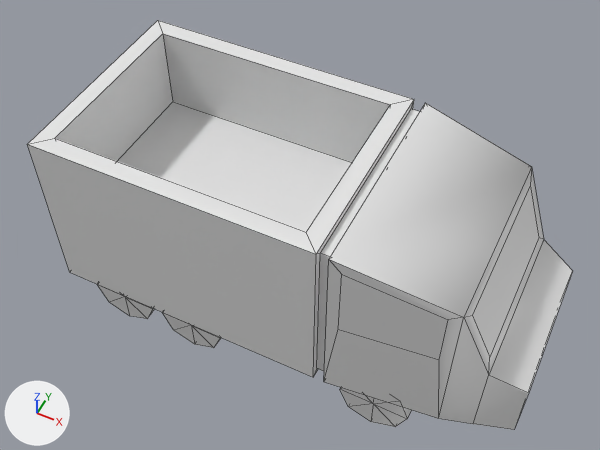
A saved change to the OBJ model assets/models/beaver.obj.
Before and after are seen from a camera (50 mm lens) standing at (1.28, -2.4, 3.64) and looking at (0.07, 0.01, 0.62). Every picture has the same lights, and +X, +Y and +Z are marked at lower left. Mesh edges are drawn as thin lines. Where no turn or scale is listed for an object, it has been applied to the vertices. Vertices at the same position are counted once.

In view in the first picture: 'beaver'.
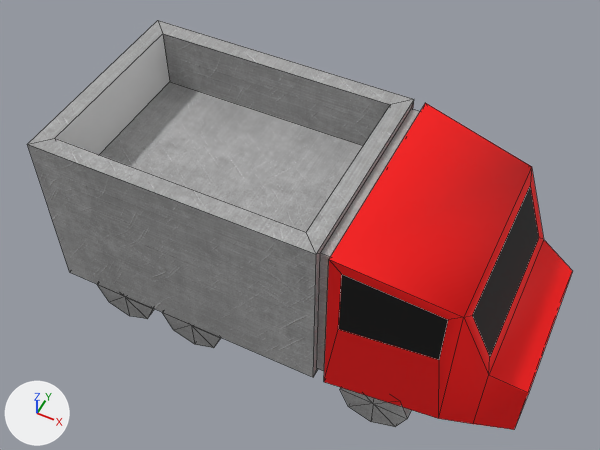
Pixel boxes [x1, y1, x2, y2] of what changed, in the pictures (600 x 450 px; the box of a moved part takes in the faces that stretch with it):
```json
{"object": "beaver", "change": "reshaped, recoloured", "before": [27, 20, 573, 430], "after": [27, 20, 573, 430]}
{"part": 1, "of": "me_beaver", "change": "moved or reshaped", "before": [56, 34, 390, 232], "after": [56, 34, 390, 232]}
{"part": 2, "of": "me_beaver", "change": "recoloured", "before": [98, 285, 221, 348], "after": [98, 285, 221, 348]}
{"part": 3, "of": "me_beaver", "change": "recoloured", "before": [340, 388, 411, 427], "after": [340, 388, 411, 427]}
{"part": 4, "of": "me_beaver", "change": "recoloured", "before": [324, 103, 573, 430], "after": [324, 103, 573, 430], "on screen": "grey to red"}
{"part": 5, "of": "me_beaver", "change": "recoloured", "before": [339, 274, 448, 360], "after": [339, 274, 448, 360], "on screen": "grey to black"}
{"part": 6, "of": "me_beaver", "change": "recoloured", "before": [472, 186, 539, 356], "after": [472, 186, 539, 356], "on screen": "grey to black"}
```

Edits to the scene script, one JSON object a line:
```json
{"op": "add", "block": "img_metal_seamless_04_jpg", "code": ["img_metal_seamless_04_jpg = load_image('metal-seamless-04.jpg', 'metal-seamless-04.jpg', 530, 530, 'sRGB')"]}
{"op": "add", "block": "mat_mat_8", "code": ["mat_mat_8 = principled_material('Mat.8')", "mat_mat_8.texture = img_metal_seamless_04_jpg", "mat_mat_8.roughness = 0.775"]}
{"op": "add", "block": "mat_team", "code": ["mat_team = principled_material('TEAM')", "mat_team.base_color = (1.0, 0.0, 0.0)  # red #ff0000", "mat_team.roughness = 0.775"]}
{"op": "add", "block": "mat_mat_7", "code": ["mat_mat_7 = principled_material('Mat.7')", "mat_mat_7.base_color = (0.0, 0.0, 0.0)  # black #000000", "mat_mat_7.roughness = 0.775"]}
{"op": "add", "block": "mat_default_mat", "code": ["mat_default_mat = principled_material('default_Mat')", "mat_default_mat.base_color = (0.8, 0.8, 0.8)  # white #e7e7e7", "mat_default_mat.roughness = 1.0"]}
{"block": "me_beaver", "where": "me_beaver.from_pydata(...)  # 160 vertices, 194 faces; spans x -1.0..1.33, y -0.52..0.52, z 0.0..1.15"}
{"block": "me_beaver", "where": "# used by ob_beaver; location = (0.0, 0.0, 0.0)"}
{"block": "me_beaver", "where": "# before: 48 (-0.92, -0.44, 0.71), 49 (-0.92, 0.44, 0.71) at pixel (172, 101), 50 (0.32, -0.44, 0.71), 51 (0.32, 0.44, 0.71)"}
{"block": "me_beaver", "change": "me_beaver part 1"}
{"op": "add", "block": "me_beaver", "code": "for i in [*range(48, 52)]: me_beaver.vertices[i].co += Vector((0.0, 0.0, 0.14))"}
{"block": "me_beaver", "change": "me_beaver part 2: 51 of the faces centred in x -0.85..-0.15, y -0.52..-0.32, z 0.02..1.15 switch from no material to mat_mat_8 (picture img_metal_seamless_04_jpg)"}
{"block": "me_beaver", "change": "me_beaver part 3: 26 of the faces centred in x 0.41..0.85, y -0.5..-0.32, z 0.02..0.7 switch from no material to mat_mat_8 (picture img_metal_seamless_04_jpg)"}
{"block": "me_beaver", "change": "me_beaver part 4: 26 of the faces centred in x 0.46..1.33, y -0.52..0.52, z 0.25..1.14 switch from no material to mat_team (red #ff0000)"}
{"block": "me_beaver", "change": "me_beaver part 5: the 1 face centred in x 0.73, y -0.49, z 0.87 switches from no material to mat_mat_7 (black #000000)"}
{"block": "me_beaver", "change": "me_beaver part 6: the 1 face centred in x 1.08, y 0.0, z 0.85 switches from no material to mat_mat_7 (black #000000)"}
{"op": "add", "block": "me_beaver", "code": "me_beaver.materials.append(mat_default_mat)  # white #e7e7e7"}
{"op": "add", "block": "me_beaver", "code": "me_beaver.materials.append(mat_mat_7)  # black #000000"}
```
